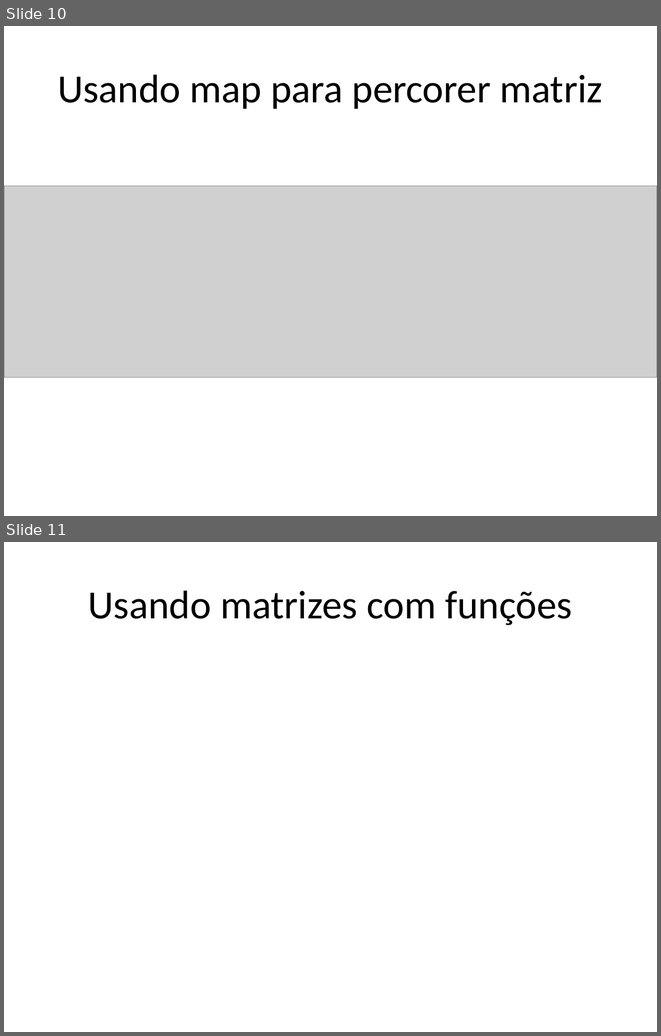
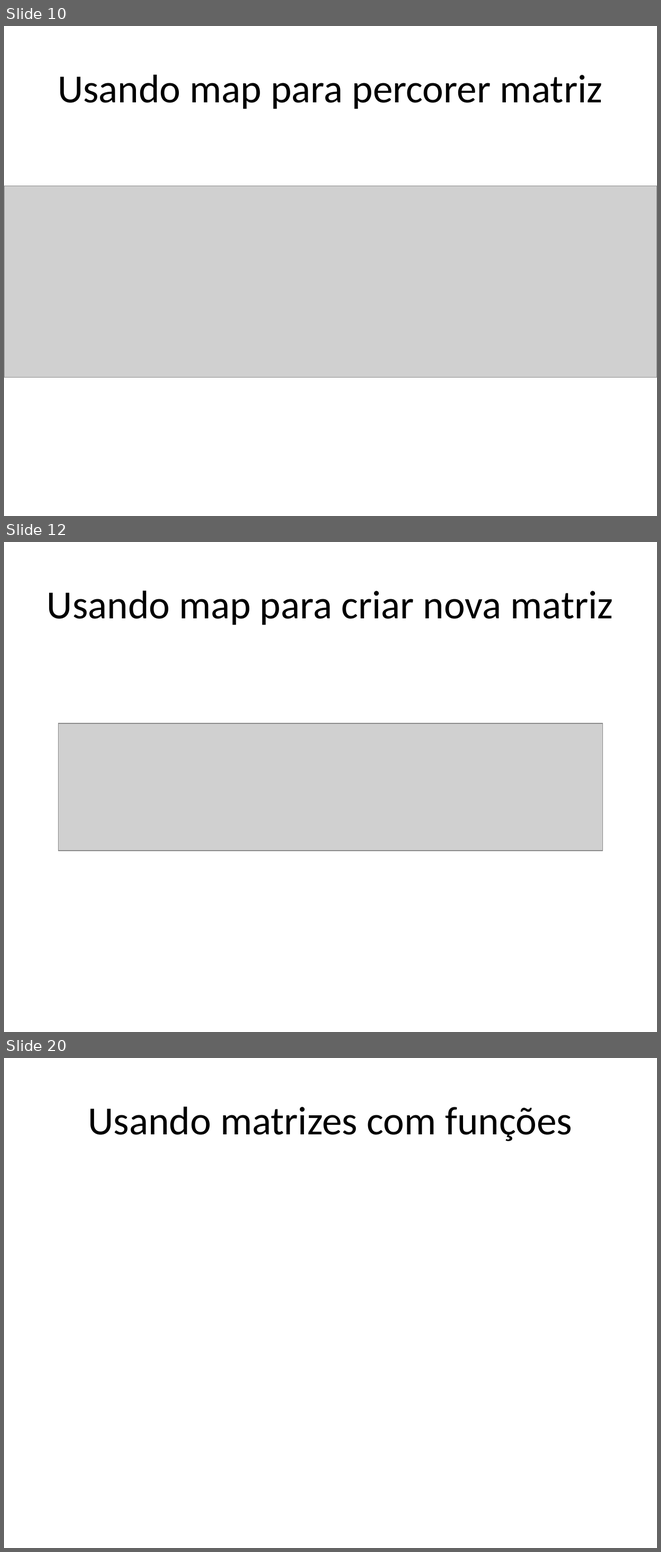
Before and after one commit to dfpires/progcomp2-2024b, a slide deck: matrizes_2d_javascript.pptx. Shown one above the other, each under a label of ours: slides 10 and 11 before the commit, slides 10, 12 and 20 after it; the slides between them are not shown. The pictures are 661x1036 and 661x1552 pixels, drawn with LibreOffice and Linux fonts; fonts in the diff are those of the drawing; grey boxes stand for pictures. Boxes give left, top, right and bottom in pixels: in the first picture for what was removed or moved away, otherwise in the second. Text is boxed around its words. In the diff, an @@ line names an element or a change of style, - is before the commit and + after.

```diff
--- a/matrizes_2d_javascript.pptx
+++ b/matrizes_2d_javascript.pptx
@@ slide 12 added at <box>4,542,657,1032</box>, background #FFFFFF @@
@@ title added at <box>47,590,614,625</box>, 44 pt, text #000000 @@
+Usando map para criar nova matriz
@@ picture added at <box>58,723,602,851</box> @@
@@ what was slide 11 is now slide 20 @@
```
Also in this commit, not shown: 8 other slides added, 1 slide removed.
